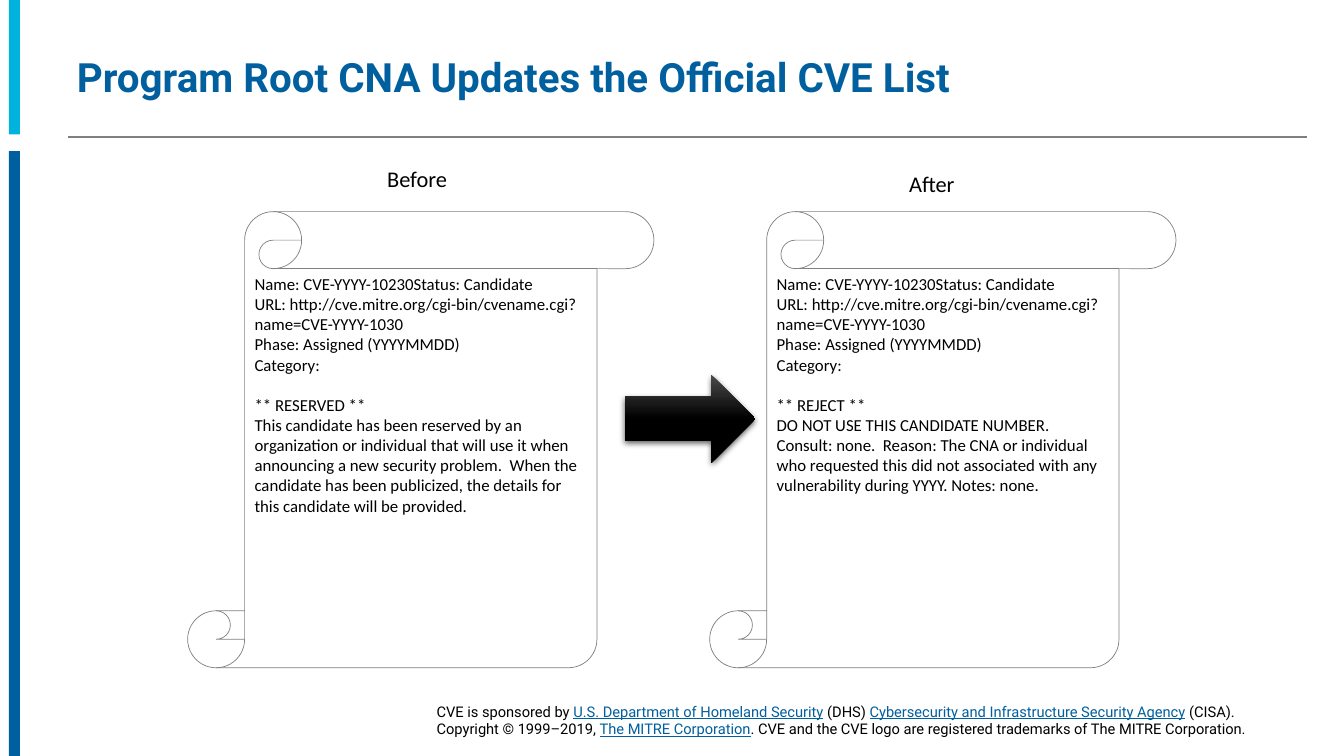
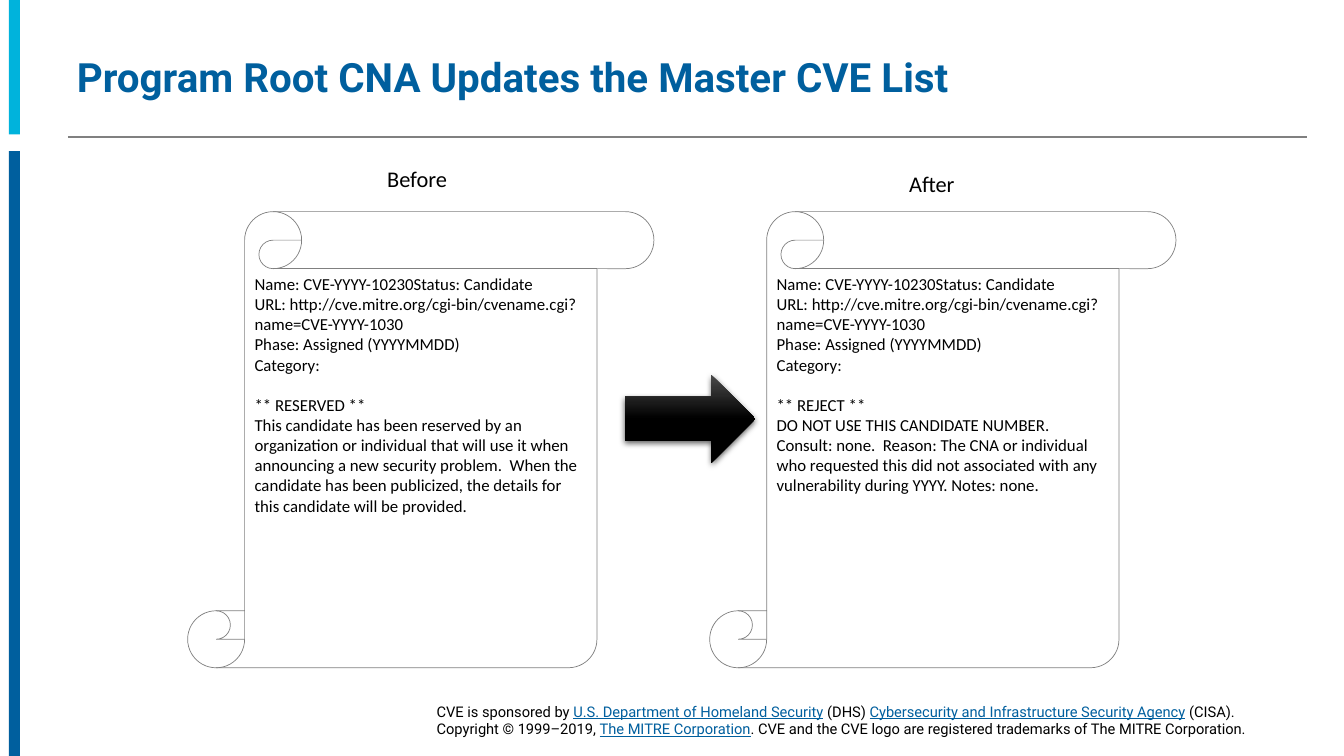
Before and after one commit to CVEProject/cveproject.github.io, a slide deck: slide 59 of docs/cna/CNA_Processes.pptx (slide 58 before the commit). Drawn at 1344x756 pixels with LibreOffice and Linux fonts; fonts in the diff are those of the drawing; background and template pictures are left out. Boxes give left, top, right and bottom in pixels: in the first picture for what was removed or moved away, otherwise in the second. Text is boxed around its words. In the diff, an @@ line names an element or a change of style, - is before the commit and + after.

```diff
--- a/docs/cna/CNA_Processes.pptx
+++ b/docs/cna/CNA_Processes.pptx
@@ title at box(77, 61, 948, 101): text changed @@
-Program Root CNA Updates the Official CVE List
+Program Root CNA Updates the Master CVE List
```
Also in this commit, not shown: 16 other slides changed, 2 slides added, 2 slides removed.
